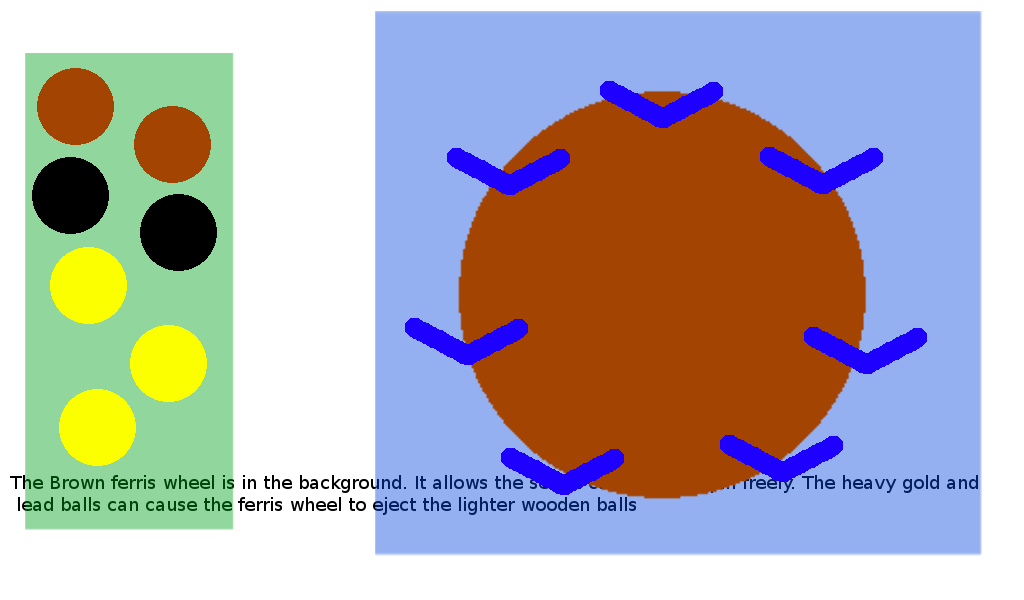
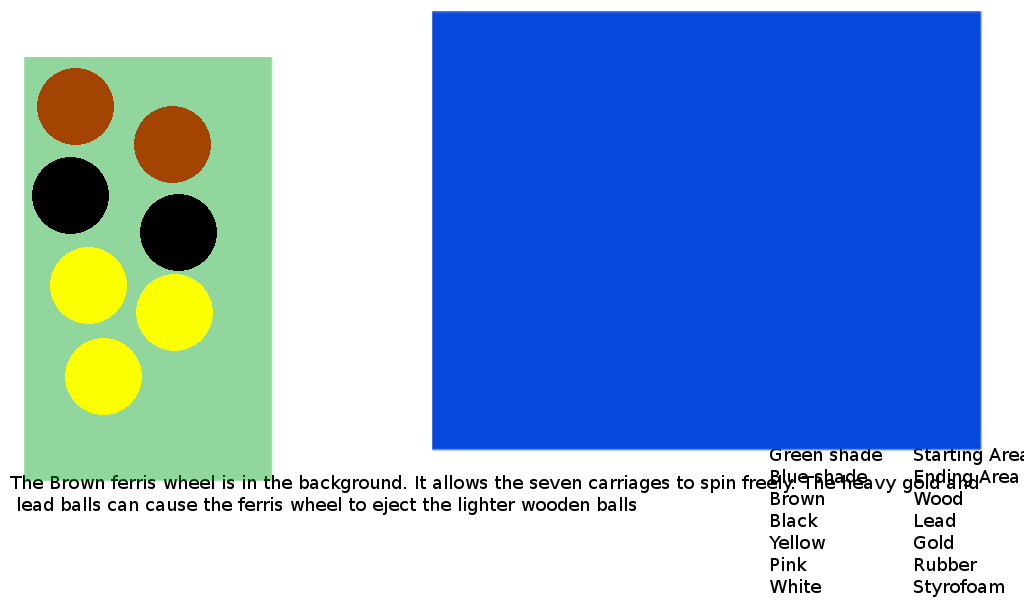
Revision of a layered 1024×600 image; what changed, layer by layer:
added layer "Transformation" above "foreground" over 432, 11, 982, 451
renamed "Carriages" to "foreground", painted on it over 32, 17, 978, 495
added layer "Legend: ..." above "Stuff" over 769, 425, 1024, 597
painted on "Stuff" over 456, 25, 914, 501
painted on "Landing Area" over 375, 11, 982, 556
painted on "Starting area" over 24, 53, 274, 530
